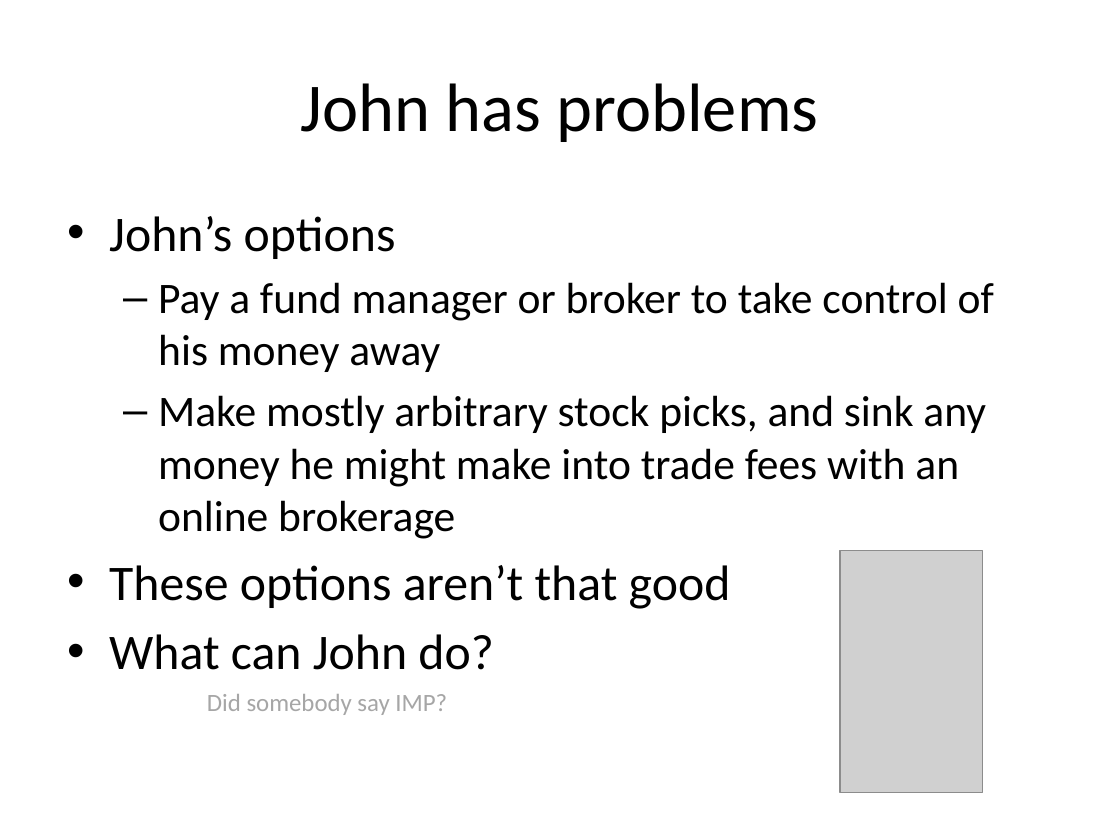
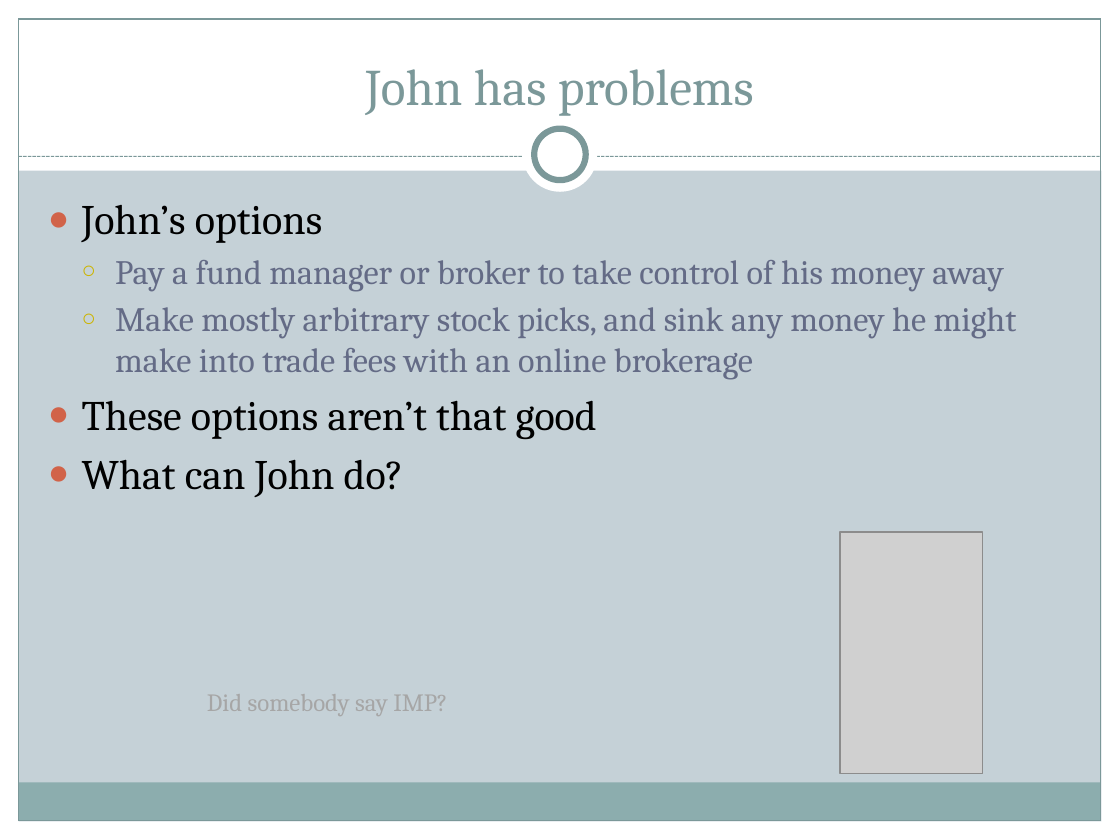
Before and after one commit to ChrisBye/rpi-imp, a slide deck: slide 6 of final presentation/justification and vision.pptx. Drawn at 1120x840 pixels with LibreOffice and Linux fonts; fonts in the diff are those of the drawing; grey boxes stand for pictures. Boxes give left, top, right and bottom in pixels: in the first picture for what was removed or moved away, otherwise in the second. Text is boxed around its words. In the diff, an @@ line names an element or a change of style, - is before the commit and + after.

```diff
--- a/final presentation/justification and vision.pptx
+++ b/final presentation/justification and vision.pptx
@@ background #FFFFFF to #C5D1D7 @@
@@ rectangle added at box(0, 0, 1120, 170), fill #FFFFFF @@
@@ rectangle added at box(0, 0, 19, 840), fill #FFFFFF @@
@@ rectangle added at box(19, 19, 1101, 821), outline #7C999A 0.75 pt @@
@@ title "John has problems": place and size @@
-title "John has problems" at box(301, 83, 819, 142)
+title "John has problems" at box(365, 69, 754, 116)
@@ title "John has problems" at box(365, 69, 754, 116): size 44 to 33 pt, font Calibri to Cambria, text colour #000000 to #7C999A; vertical alignment middle to bottom @@
@@ rectangle added at box(1101, 0, 1120, 840), fill #FFFFFF @@
@@ ellipse added at box(523, 118, 598, 193), fill #FFFFFF @@
@@ ellipse added at box(534, 129, 586, 180), fill #FFFFFF, outline #7C999A 4 pt @@
@@ line added from (19, 157) to (1101, 157), #7C999A 0.75 pt dashed @@
@@ text "John’s options": place and size @@
-text "John’s options" at box(109, 216, 994, 670)
+text "John’s options" at box(82, 205, 1017, 497)
@@ text "John’s options" at box(82, 205, 1017, 497): size 32 to 27 pt in "John’s options", "These options aren’t that good", "What can John do?"; font Calibri to Cambria; size 28 to 22 pt, text colour #000000 to #646B86 in "Pay a fund manager or broker to ...", "Make mostly arbitrary stock picks, and sink ..."; bullet • to ●; less space between paragraphs; bullet – to ○ @@
@@ picture: place and size @@
-picture at box(840, 551, 982, 793)
+picture at box(840, 532, 982, 774)
@@ text "Did somebody say IMP?" at box(207, 694, 447, 716): font Calibri to Cambria @@
@@ rectangle added at box(18, 783, 1100, 821), fill #8CADAE @@
@@ rectangle added at box(0, 821, 1120, 840), fill #FFFFFF @@
```
Also in this commit, not shown: 10 other slides changed.
